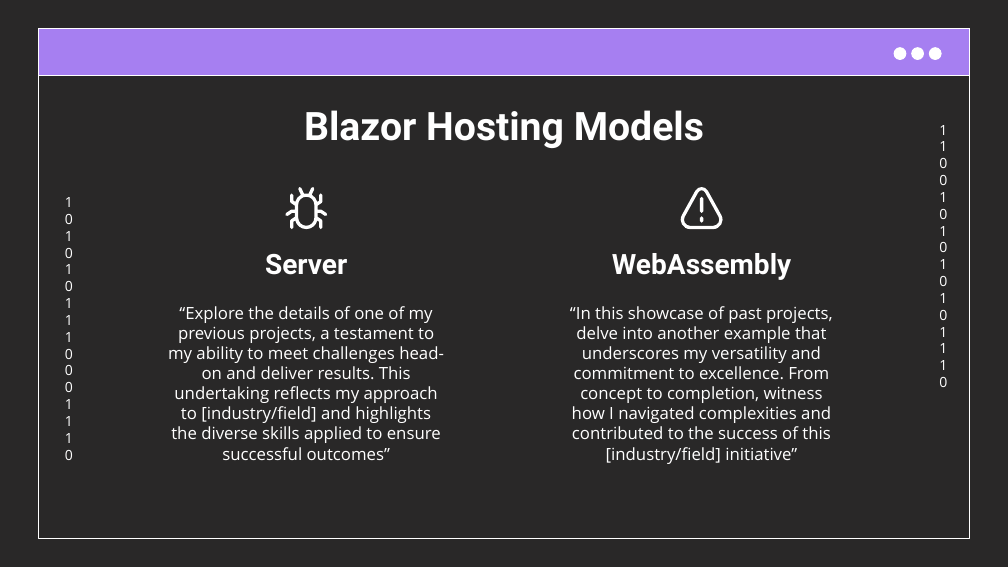
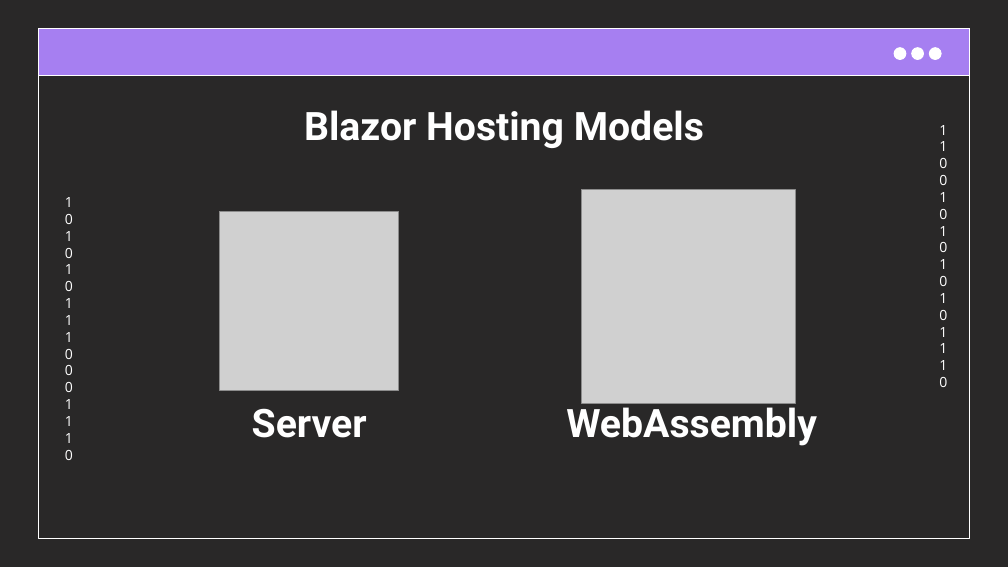
Before and after one commit to cwoodruff/blazor-introduction, a slide deck: slide 5 of Blazor Introduction.pptx (slide 4 before the commit). Drawn at 1008x567 pixels with LibreOffice and Linux fonts; fonts in the diff are those of the drawing; grey boxes stand for pictures. Boxes give left, top, right and bottom in pixels: in the first picture for what was removed or moved away, otherwise in the second. Text is boxed around its words. In the diff, an @@ line names an element or a change of style, - is before the commit and + after.

```diff
--- a/Blazor Introduction.pptx
+++ b/Blazor Introduction.pptx
@@ freeform shape removed at [285, 187, 328, 230] @@
@@ picture added at [582, 190, 795, 403] @@
@@ freeform shape removed at [680, 187, 723, 230] @@
@@ picture added at [220, 212, 399, 391] @@
@@ subtitle removed at [168, 306, 444, 460] @@
-“Explore the details of one of my previous projects, a testament to my ability to meet challenges head-on and deliver results. This undertaking reflects my approach to [industry/field] and highlights the diverse skills applied to ensure successful outcomes”
@@ subtitle removed at [570, 306, 833, 464] @@
-“In this showcase of past projects, delve into another example that underscores my versatility and commitment to excellence. From concept to completion, witness how I navigated complexities and contributed to the success of this [industry/field] initiative”
@@ subtitle "Server" at [252, 408, 367, 438]: size 20 to 28 pt @@
@@ subtitle "Server": place and size @@
-subtitle "Server" at [265, 254, 347, 275]
+subtitle "Server" at [252, 408, 367, 438]
@@ subtitle "WebAssembly": place and size @@
-subtitle "WebAssembly" at [612, 253, 791, 280]
+subtitle "WebAssembly" at [566, 401, 817, 446]
@@ subtitle "WebAssembly" at [566, 401, 817, 446]: size 20 to 28 pt @@
```
Also in this commit, not shown: 3 other slides changed, 7 slides added, 1 slide removed.
